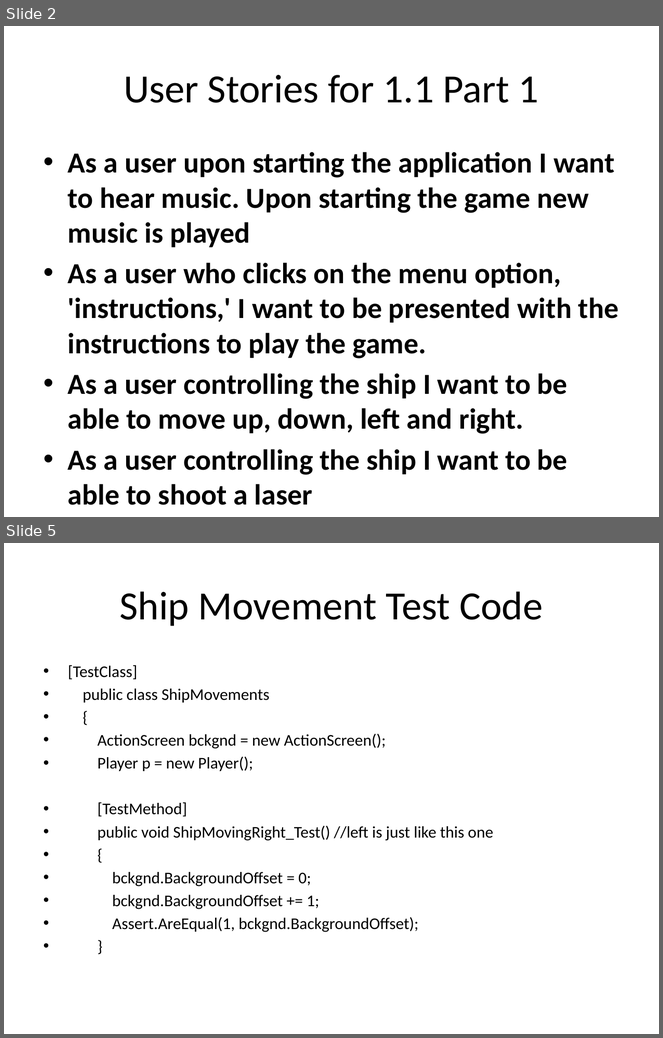
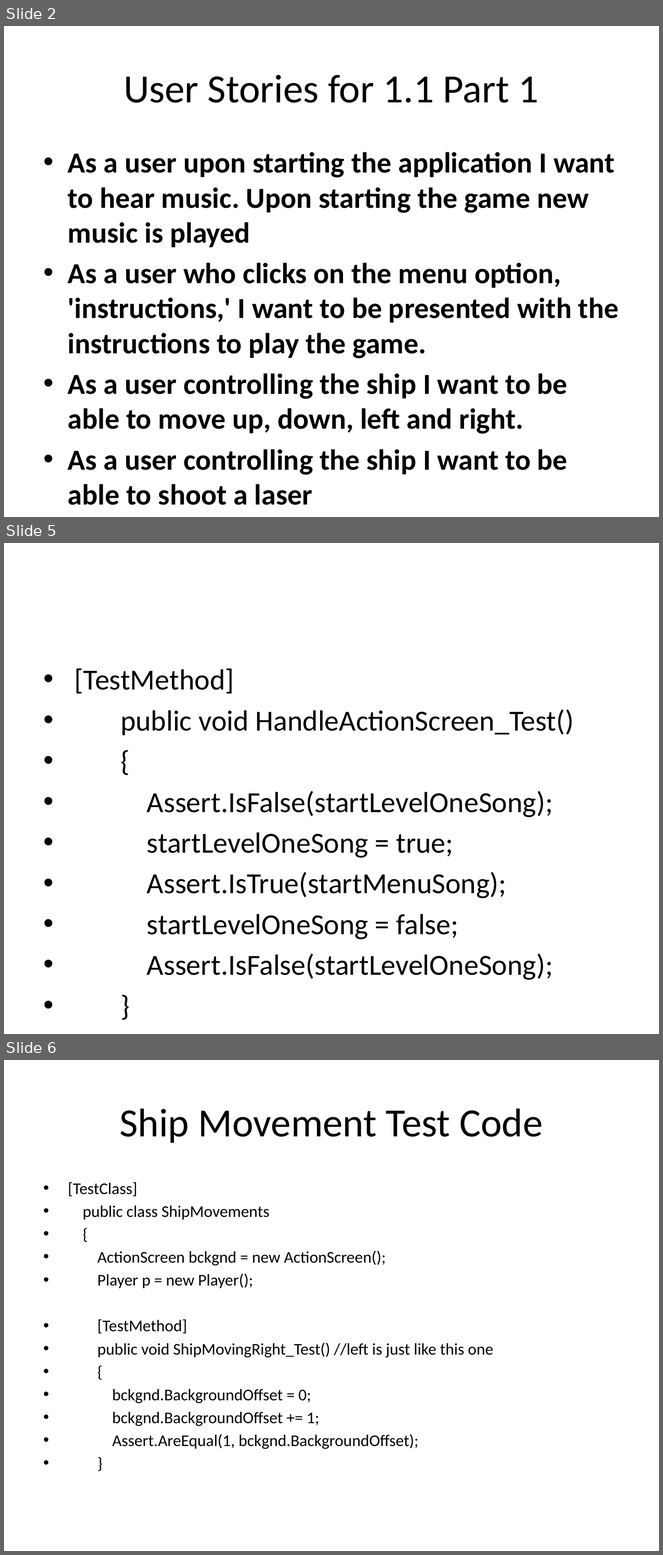
Before and after one commit to csce3513/Team15, a slide deck: Project Starfighter 1.1.pptx. Shown one above the other, each under a label of ours: slides 2 and 5 before the commit, slides 2, 5 and 6 after it; the slides between them are not shown. The pictures are 663x1038 and 663x1555 pixels, drawn with LibreOffice and Linux fonts; fonts in the diff are those of the drawing; background and template pictures are left out. Boxes give left, top, right and bottom in pixels: in the first picture for what was removed or moved away, otherwise in the second. Text is boxed around its words. In the diff, an @@ line names an element or a change of style, - is before the commit and + after.

Commit message:
Updated Music Test Code

```diff
--- a/Project Starfighter 1.1.pptx
+++ b/Project Starfighter 1.1.pptx
@@ slide 5 added at <box>4,543,659,1034</box>, background picture (left out) @@
@@ text added at <box>75,668,574,980</box>, 32 pt, text #000000 @@
+• [TestMethod]
+• public void HandleActionScreen_Test()
+• {
+• Assert.IsFalse(startLevelOneSong);
+• startLevelOneSong = true;
+• Assert.IsTrue(startMenuSong);
+• startLevelOneSong = false;
+• Assert.IsFalse(startLevelOneSong);
+• }
@@ what was slide 5 is now slide 6 @@
```
Also in this commit, not shown: 1 slide changed, 1 other slide added, 1 slide removed.
